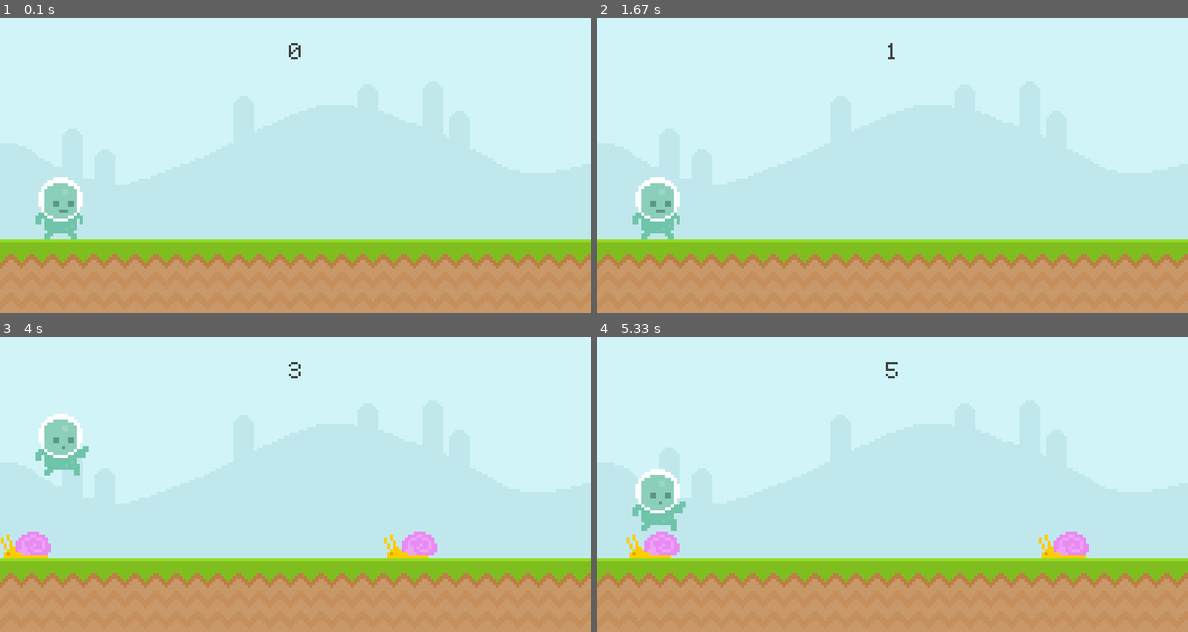
Above: before the commit, frames 1-4 (two rows, left to right).
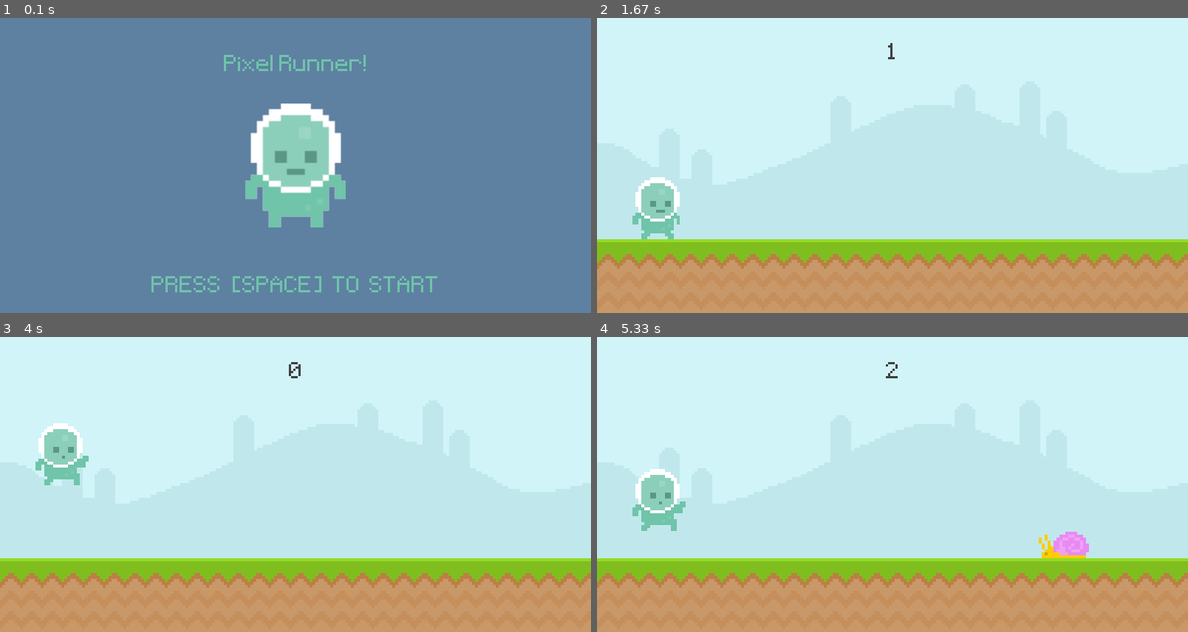
Above: after the commit, the same moments.

Repository: Dxaz/Runner-Pygame
Game: pygame game, started from src/__init__.py
Two runs of this game, one before a commit and one after it. Both use one fixed random seed, a clock stepped at 60 frames per second and the inputs below.
Inputs:
- Up to frame 1 (0.1 s): no input
- Up to frame 2 (1.67 s): tap Space at 0.33 s
- Up to frame 3 (4 s): tap Space at 3.17, 3.57, 3.87 s
- Up to frame 4 (5.33 s): tap Space at 4.4, 4.7 s

The runs differ from the first frame. In frame 1, 100% of the frame differs, in the area x 0-100%, y 0-100%; in frame 2, nothing differs; in frame 3, 2.2%; in frame 4, 0.6%.

Commit message:
Refactoring code | Fixed collisions ∙ 1) Fixed collisions ∙ 2) Fixed bug with score not resetting on restart ∙ 3) Changed some comments ∙ 4) Removed more whitespace

Diff:
--- a/src/__init__.py
+++ b/src/__init__.py
@@ -2,7 +2,9 @@
 
 from _player import Player
 from _obstacle import Obstacle
-from pygame.sprite import (Group, GroupSingle)
+from pygame.sprite import (Group,
+                           GroupSingle,
+                           spritecollide)
 from random import choice
 from sys import exit
 
@@ -16,11 +18,11 @@
 
 # Global variables
 game_font = pygame.font.Font('assets/font/Pixeltype.ttf', 50)
-game_active = True
+game_active = False
 start_time = 0
 score = None
 
-# Forground and background
+# Foreground & Background
 sky_surf =  pygame.image.load('assets/graphics/Sky.png').convert()
 ground_surf = pygame.image.load('assets/graphics/ground.png').convert()
 
@@ -56,12 +58,9 @@
     screen.blit(score_surf, score_rect)
     return current_time
 
-def collisions(player, obstacles):
-    if obstacles:
-        for obstacle_rect in obstacles:
-            if player.colliderect(obstacle_rect): return False
+def collision_sprite():
+    if spritecollide(player.sprite, obstacles, True): return False
     return True
-
 
 while True:
     for event in pygame.event.get():
@@ -70,19 +69,22 @@
             exit()
 
         if game_active:
-
             if event.type == obstacle_timer:
                 obstacles.add(Obstacle(choice(obstacles_list)))
 
         else:
+            # In start or game over menu
             if event.type == pygame.KEYDOWN and event.key == pygame.K_SPACE:
-                # player_rect.bottom = 300
                 game_active = True
+                start_time = int(pygame.time.get_ticks() / 1000)
+
 
     if game_active:
+        # Foreground & Background
         screen.blit(ground_surf,(0,300))
         screen.blit(sky_surf,(0,0))
-        # score
+
+        # Score
         score = display_score()
 
         # Obstacles
@@ -93,24 +95,24 @@
         player.draw(screen)
         player.update()
 
-
-        # collision
-        # game_active = collisions(player, obstacle_rect_list)
+        # Collision
+        game_active = collision_sprite()
 
     else:
+        # Background and character
         screen.fill((94,129,162))
         screen.blit(player_stand, player_stand_rect)
 
-        # obstacle_rect_list.clear()
-        # player_rect.midbottom = (80, 300)
-        # player_gravity = 0
-
+        # Text
         score_message = game_font.render(f"Your score: {score}",False, (111,196,169))
         score_message_rect = score_message.get_rect(midtop = (400,300))
-        screen.blit(game_name,game_name_rect )
+        screen.blit(game_name,game_name_rect)
 
         if score == None: screen.blit(start_ins_surf, start_ins_rect)
         else: screen.blit(score_message, score_message_rect)
 
+        # Clear obstacles group
+        obstacles.empty()
+
     pygame.display.update()
     clock.tick(60)
